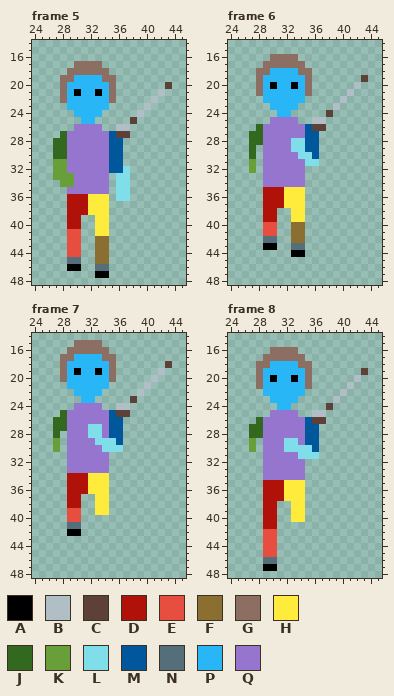
Pixel-art file: The Fallen Guardian/Assets/Art/Characters/Player/Move/Player_Move_Down.aseprite. Above, as it was before the edit.
64x64 pixels, 8 frames. Shown: frame 5: x 24..45, y 14..48; frame 6: x 24..45, y 14..48; frame 7: x 24..45, y 14..48; frame 8: x 24..45, y 14..48. The commit also changed other frames, which this record leaves out.
Visible layers, top first: "Hair/Hair 1", "Eyes/Eyes 0", "Parts/Head", "Parts/Chest", "Parts/Left Arm", "Parts/Right Arm", "Parts/Left Leg", "Parts/Right Leg", "Body/White Body, Pick Color in Engine", "Weapons/Club".
Palette (. is transparent): A #000000  B #b0bec5  C #5d4037  D #b0120a  E #e84e40  F #8a6f30  G #8d6e63  H #ffeb3b  J #33691e  K #689f38  L #80deea  M #01579b  N #546e7a  P #29b6f6  Q #9575cd
Pixels before, frame 5, first column x 27:
17 ...GGGG..........
18 ..GGGGGG.........
19 .GGPPPPGG........
20 .GPPPPPPG.......C
21 .GPAPPAPG......B.
22 .GPPPPPPG.....B..
23 ..PPPPPP.....B...
24 ...PPPP.....B....
25 ....PP.....C.....
26 ...QQQQ..BB......
27 .JQQQQQQMCC......
28 JJQQQQQQMM.......
29 JJQQQQQQMM.......
30 JJQQQQQQMM.......
31 KKQQQQQQMM.......
32 KKQQQQQQMML......
33 KKKQQQQQ.LL......
34 .KKQQQQQ.LL......
35 ..QQQQQQ.LL......
36 ..DDDHHH.LL......
37 ..DDDHHH.........
38 ..DDDHHH.........
39 ..DD..HH.........
40 ..DD..HH.........
41 ..EE..HH.........
42 ..EE..FF.........
43 ..EE..FF.........
44 ..EE..FF.........
45 ..NN..FF.........
46 ..AA..NN.........
47 ......AA.........
Pixels before, frame 6, first column x 27:
16 ...GGGG..........
17 ..GGGGGG.........
18 .GGPPPPGG........
19 .GPPPPPPG.......C
20 .GPAPPAPG......B.
21 .GPPPPPPG.....B..
22 ..PPPPPP.....B...
23 ...PPPP.....B....
24 ....PP.....C.....
25 ...QQQQ..BB......
26 .JQQQQQQMCC......
27 JJQQQQQQMM.......
28 JJQQQQLLMM.......
29 J.QQQQLLMM.......
30 J.QQQQQLLM.......
31 K.QQQQQQLL.......
32 K.QQQQQQ.........
33 ..QQQQQQ.........
34 ..QQQQQQ.........
35 ..DDDHHH.........
36 ..DDDHHH.........
37 ..DDDHHH.........
38 ..DD..HH.........
39 ..DD..HH.........
40 ..EE..FF.........
41 ..EE..FF.........
42 ..NN..FF.........
43 ..AA..NN.........
44 ......AA.........
Pixels before, frame 7, first column x 27:
15 ...GGGG..........
16 ..GGGGGG.........
17 .GGPPPPGG........
18 .GPPPPPPG.......C
19 .GPAPPAPG......B.
20 .GPPPPPPG.....B..
21 ..PPPPPP.....B...
22 ...PPPP.....B....
23 ....PP.....C.....
24 ...QQQQ..BB......
25 .JQQQQQQMCC......
26 JJQQQQQQMM.......
27 JJQQQLLQMM.......
28 J.QQQLLQMM.......
29 K.QQQQLLLM.......
30 K.QQQQQLLL.......
31 ..QQQQQQ.........
32 ..QQQQQQ.........
33 ..QQQQQQ.........
34 ..DDDHHH.........
35 ..DDDHHH.........
36 ..DDDHHH.........
37 ..DD..HH.........
38 ..DD..HH.........
39 ..EE..HH.........
40 ..EE.............
41 ..NN.............
42 ..AA.............
Pixels before, frame 8, first column x 27:
16 ...GGGG..........
17 ..GGGGGG.........
18 .GGPPPPGG........
19 .GPPPPPPG.......C
20 .GPAPPAPG......B.
21 .GPPPPPPG.....B..
22 ..PPPPPP.....B...
23 ...PPPP.....B....
24 ....PP.....C.....
25 ...QQQQ..BB......
26 .JQQQQQQMCC......
27 JJQQQQQQMM.......
28 JJQQQQQQMM.......
29 K.QQQLLQMM.......
30 K.QQQLLLLM.......
31 ..QQQQQLLL.......
32 ..QQQQQQ.........
33 ..QQQQQQ.........
34 ..QQQQQQ.........
35 ..DDDHHH.........
36 ..DDDHHH.........
37 ..DDDHHH.........
38 ..DD..HH.........
39 ..DD..HH.........
40 ..DD..HH.........
41 ..DD.............
42 ..EE.............
43 ..EE.............
44 ..EE.............
45 ..EE.............
46 ..NN.............
47 ..AA.............
After:
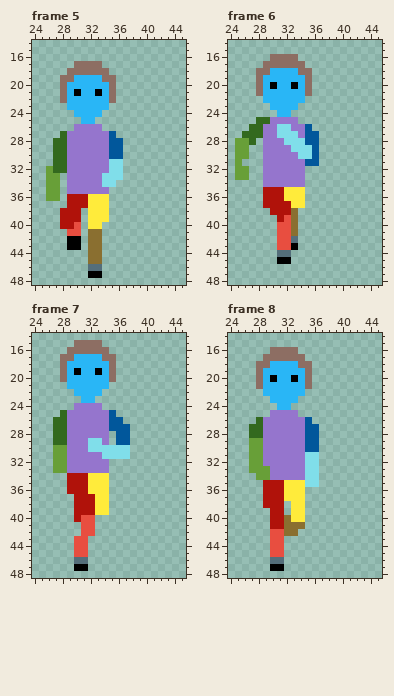
Changes in this commit:
layer "Weapons/Club" now hidden
layer "Body/White Body, Pick Color in Engine" now hidden
layer "Parts/Right Leg" now hidden
layer "Parts/Left Leg" now hidden
layer "Parts/Right Arm" now hidden
layer "Parts/Left Arm" now hidden
layer "Parts/Chest" now hidden
layer "Parts Copy/Right Leg" added
layer "Parts Copy/Left Leg" added
layer "Parts Copy/Chest" added
layer "Parts Copy/Right Arm" added
layer "Parts Copy/Left Arm" added
Frame 5:
y 20: x 43 C -> .
y 21: x 42 B -> .
y 22: x 41 B -> .
y 23: x 40 B -> .
y 24: x 39 B -> .
y 25: x 38 C -> .
y 26: x 36..37 BB -> ..
y 27: x 36..37 CC -> ..
y 31: x 27..28 KK -> JJ; x 35..36 MM -> LL
y 32: x 26..28 .KK -> KJJ; x 35..37 MML -> LL.
y 33: x 26 . -> K; x 28..29 KK -> .Q; x 34..35 Q. -> LL; x 37 L -> .
y 34: x 26..29 ..KK -> KK.Q; x 34..37 Q.LL -> LL..
y 35..36: x 26..27 .. -> KK; x 36..37 LL -> ..
y 38: x 28 . -> D; x 31 D -> .
y 39: x 28 . -> D; x 32 . -> H
y 40: x 28 . -> D; x 30 D -> E; x 32 . -> H; x 34 H -> .
y 41: x 32..34 .HH -> FF.
y 42..43: x 29..30 EE -> AA; x 32 . -> F; x 34 F -> .
y 44: x 29..30 EE -> ..; x 32 . -> F; x 34 F -> .
y 45: x 29..30 NN -> ..; x 32 . -> F; x 34 F -> .
y 46: x 29..30 AA -> ..; x 32 . -> N; x 34 N -> .
y 47: x 32 . -> A; x 34 A -> .
Frame 6:
y 19: x 43 C -> .
y 20: x 42 B -> .
y 21: x 41 B -> .
y 22: x 40 B -> .
y 23: x 39 B -> .
y 24: x 38 C -> .
y 25: x 28..29 .. -> JJ; x 36..37 BB -> ..
y 26: x 27 . -> J; x 31..32 QQ -> LL; x 36..37 CC -> ..
y 27: x 26 . -> J; x 31..33 QQQ -> LLL
y 28: x 25..26 .. -> KK; x 28 J -> .; x 32 Q -> L
y 29: x 25..27 ..J -> KK.; x 35 M -> L
y 30: x 25..27 ..J -> KK.
y 31: x 25 . -> K; x 27 K -> .; x 35..36 LL -> MM
y 32: x 25..27 ..K -> KK.
y 33: x 25..26 .. -> KK
y 37: x 32 H -> D
y 38: x 29 D -> .; x 31..34 ..HH -> DDF.
y 39: x 29..34 DD..HH -> ..DEF.
y 40..41: x 29..32 EE.. -> ..EE; x 34 F -> .
y 42: x 29..34 NN..FF -> ..EEN.
y 43: x 29..34 AA..NN -> ..EEA.
y 44: x 31..34 ..AA -> NN..
y 45: x 31..32 .. -> AA
Frame 7:
y 18: x 43 C -> .
y 19: x 42 B -> .
y 20: x 41 B -> .
y 21: x 40 B -> .
y 22: x 39 B -> .
y 23: x 38 C -> .
y 24: x 36..37 BB -> ..
y 25: x 36..37 CC -> ..
y 27: x 32..33 LL -> QQ; x 37 . -> M
y 28: x 28 . -> J; x 32..33 LL -> QQ; x 35 M -> .; x 37 . -> M
y 29: x 27..28 K. -> JJ; x 32 Q -> L; x 34..35 LL -> Q.; x 37 . -> M
y 30: x 28 . -> K; x 32..33 QQ -> LL; x 37 . -> L
y 31: x 27..28 .. -> KK; x 34..37 Q... -> LLLL
y 32..33: x 27..28 .. -> KK
y 37..38: x 29 D -> .; x 31..32 .. -> DD
y 39: x 29..32 EE.. -> .DDD
y 40: x 29..32 EE.. -> .DEE
y 41: x 29..32 NN.. -> ..EE
y 42: x 29..32 AA.. -> ..EE
y 43..45: x 30..31 .. -> EE
y 46: x 30..31 .. -> NN
y 47: x 30..31 .. -> AA
Frame 8:
y 19: x 43 C -> .
y 20: x 42 B -> .
y 21: x 41 B -> .
y 22: x 40 B -> .
y 23: x 39 B -> .
y 24: x 38 C -> .
y 25: x 36..37 BB -> ..
y 26: x 36..37 CC -> ..
y 29: x 28 . -> K; x 32..33 LL -> QQ
y 30: x 28 . -> K; x 32..35 LLLL -> QQQM
y 31: x 27..28 .. -> KK; x 34 L -> Q
y 32: x 27..28 .. -> KK; x 35..36 .. -> LL
y 33: x 27..29 ..Q -> KKK; x 35..36 .. -> LL
y 34: x 28..29 .Q -> KK; x 35..36 .. -> LL
y 35: x 35..36 .. -> LL
y 38: x 31 . -> D
y 39: x 29 D -> .; x 31 . -> D
y 40: x 29 D -> .; x 31..32 .. -> DF
y 41: x 29 D -> .; x 31..34 .... -> DFFF
y 42: x 29 E -> .; x 31..33 ... -> EFF
y 43..45: x 29 E -> .; x 31 . -> E
y 46: x 29 N -> .; x 31 . -> N
y 47: x 29 A -> .; x 31 . -> A
Changed places in both pictures, as pixel boxes (x1, y1, x2, y2):
changed: (46, 82, 172, 278)
changed: (235, 75, 368, 264)
changed: (53, 361, 172, 571)
changed: (249, 368, 368, 571)
